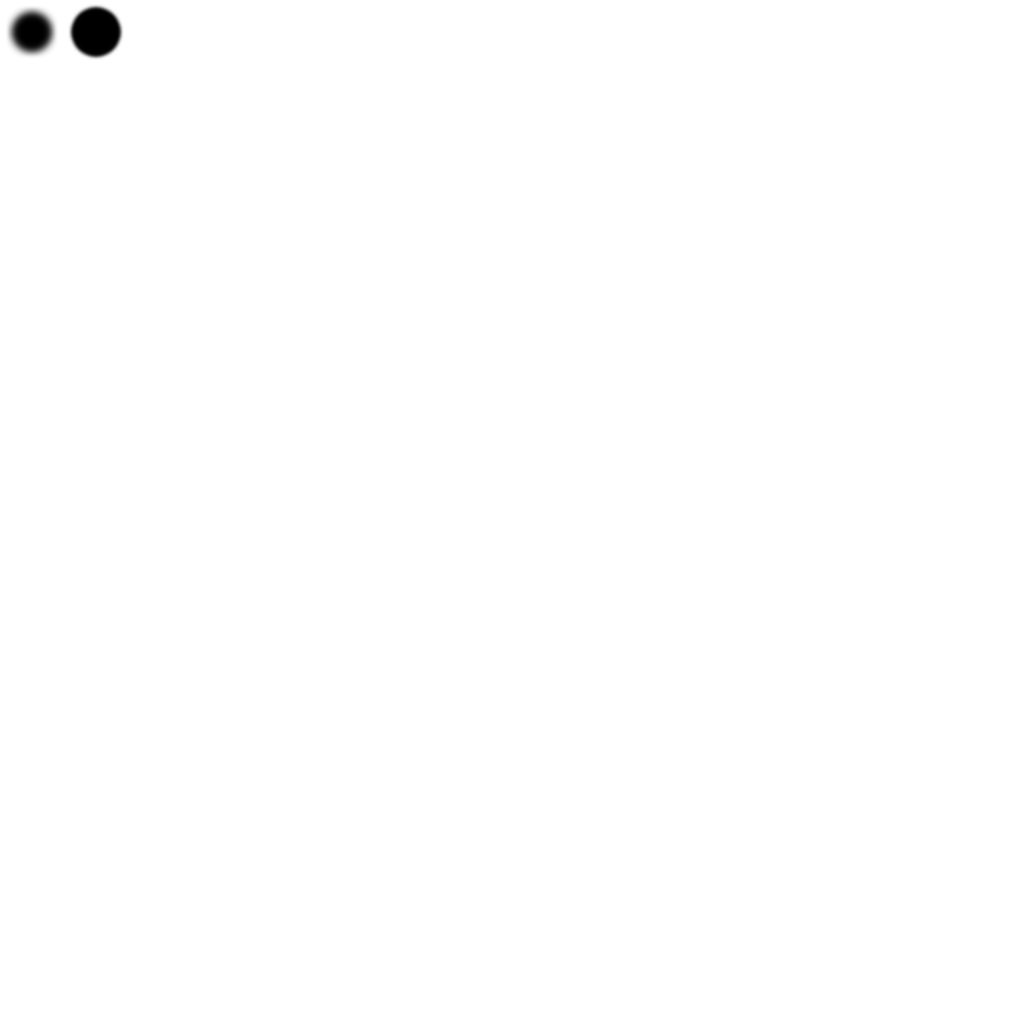
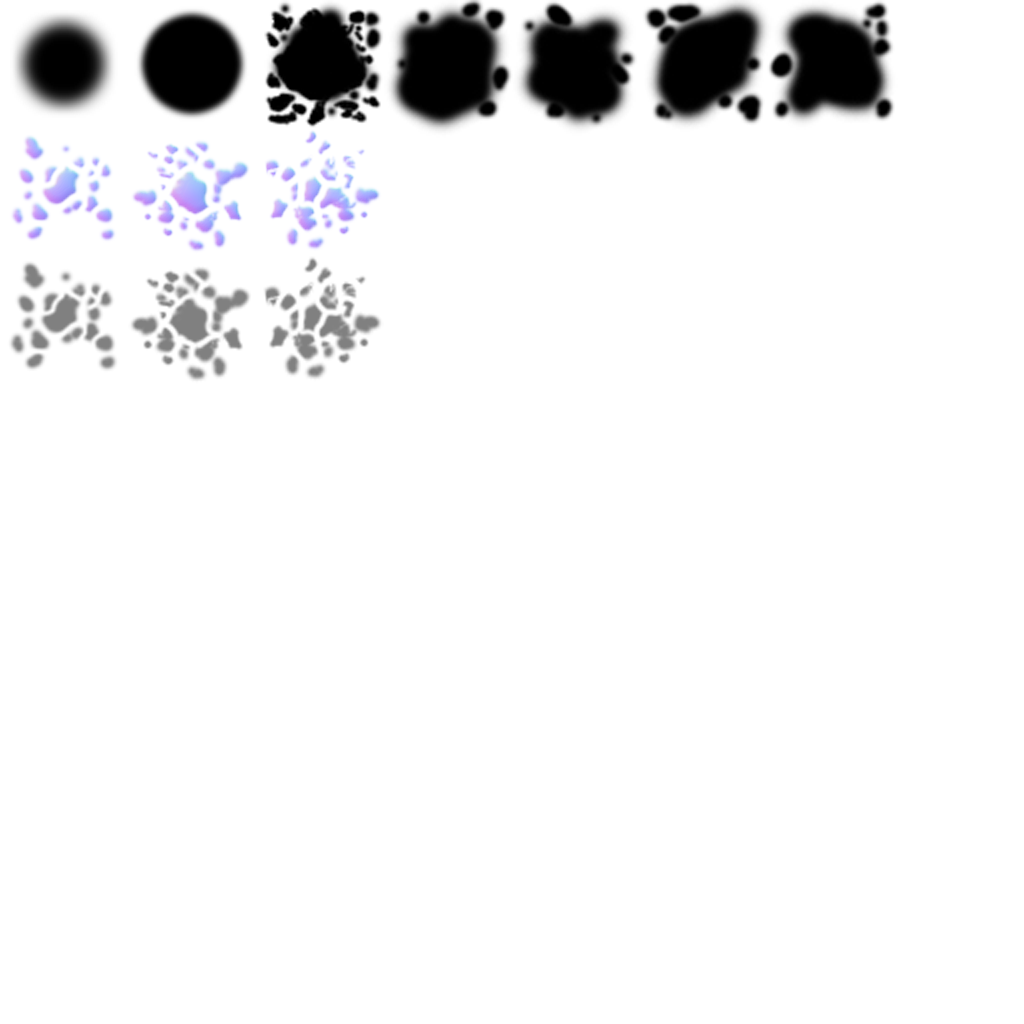
Layers edited between the first and the second 1024×1024 image:
added group "normal" with 1 layers above "Layer 4 copy 3" over [10, 130, 381, 253]
added layer "Layer 11" (80%) in group "normal" over [10, 130, 381, 253]
added layer "Layer 4 copy 3" above "Layer 4 copy 2" over [8, 256, 384, 383]
added layer "Layer 6" above "Layer 3" over [385, 0, 895, 135]
added layer "Layer 3" above "Layer 2" over [264, 0, 386, 128]
painted on "Layer 2" over [67, 4, 248, 120]
painted on "Layer 1" over [5, 5, 118, 117]
